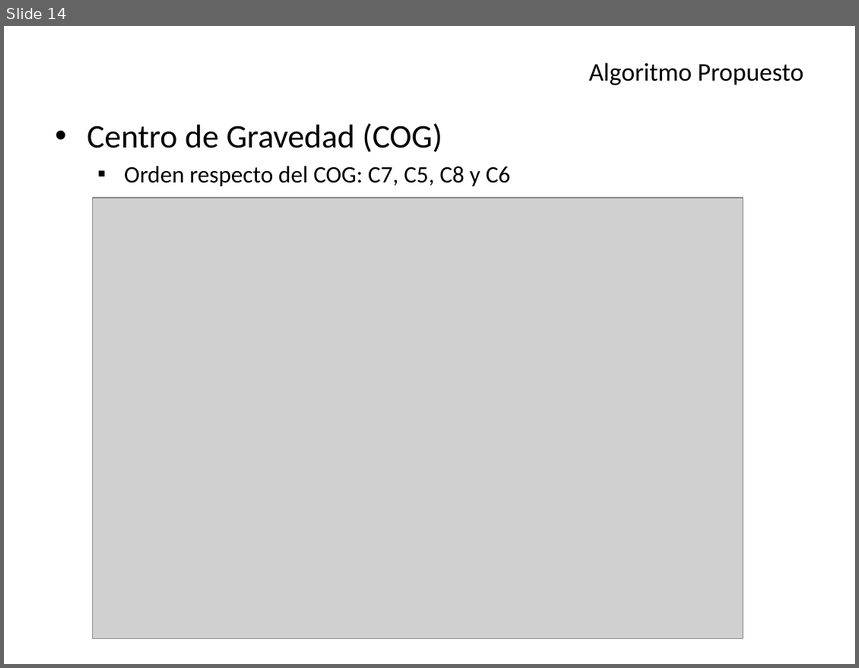
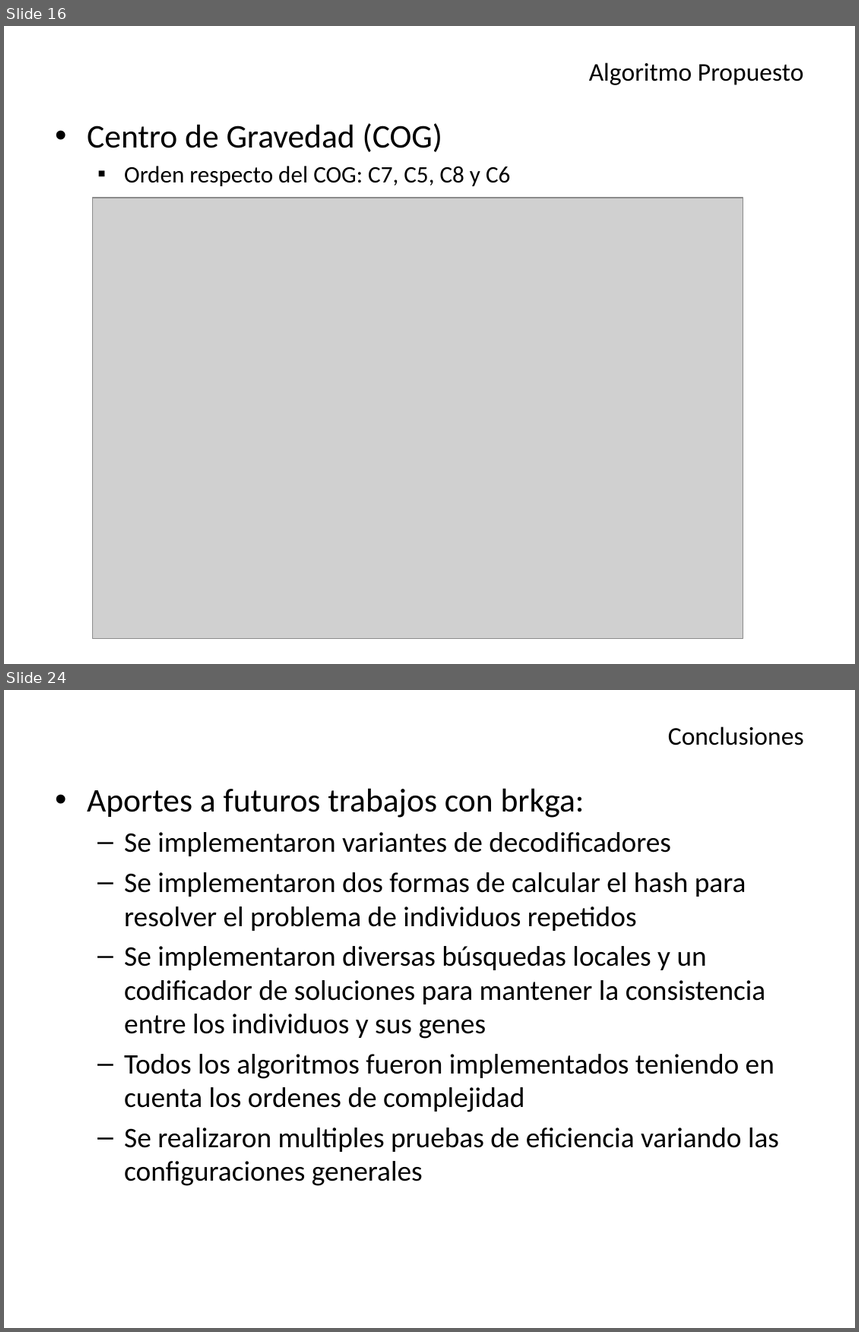
Before and after one commit to Aleitox/TopBrkga, a slide deck: TesisPaper/Defensa/Biased Random Key Genetic Algorithm.pptx. Shown one above the other, each under a label of ours: slide 14 before the commit, slides 16 and 24 after it; the slides between them are not shown. The pictures are 859x668 and 859x1332 pixels, drawn with LibreOffice and Linux fonts; fonts in the diff are those of the drawing; grey boxes stand for pictures. Boxes give left, top, right and bottom in pixels: in the first picture for what was removed or moved away, otherwise in the second. Text is boxed around its words. In the diff, an @@ line names an element or a change of style, - is before the commit and + after.

```diff
--- a/TesisPaper/Defensa/Biased Random Key Genetic Algorithm.pptx
+++ b/TesisPaper/Defensa/Biased Random Key Genetic Algorithm.pptx
@@ slide 24 added at (4,690,855,1328), background #FFFFFF @@
@@ title added at (668,726,804,745), 21.6 pt, text #000000 @@
+Conclusiones
@@ text added at (87,788,779,1186), 24 pt, text #000000 @@
+• Aportes a futuros trabajos con brkga:
+  – Se implementaron variantes de decodificadores
+  – Se implementaron dos formas de calcular el hash para resolver el problema de individuos repetidos
+  – Se implementaron diversas búsquedas locales y un codificador de soluciones para mantener la consistencia entre los individuos y sus genes
+  – Todos los algoritmos fueron implementados teniendo en cuenta los ordenes de complejidad
+  – Se realizaron multiples pruebas de eficiencia variando las configuraciones generales
@@ what was slide 14 is now slide 16 @@
```
Also in this commit, not shown: 7 slides changed, 4 other slides added, 19 other files.
